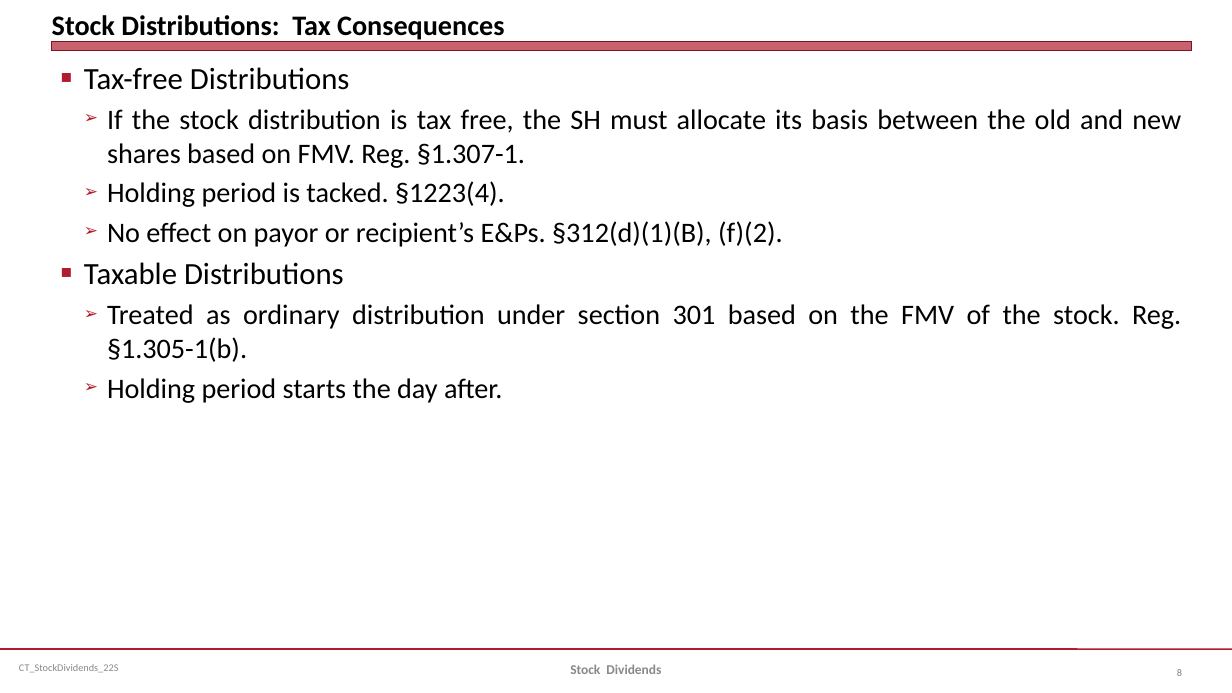
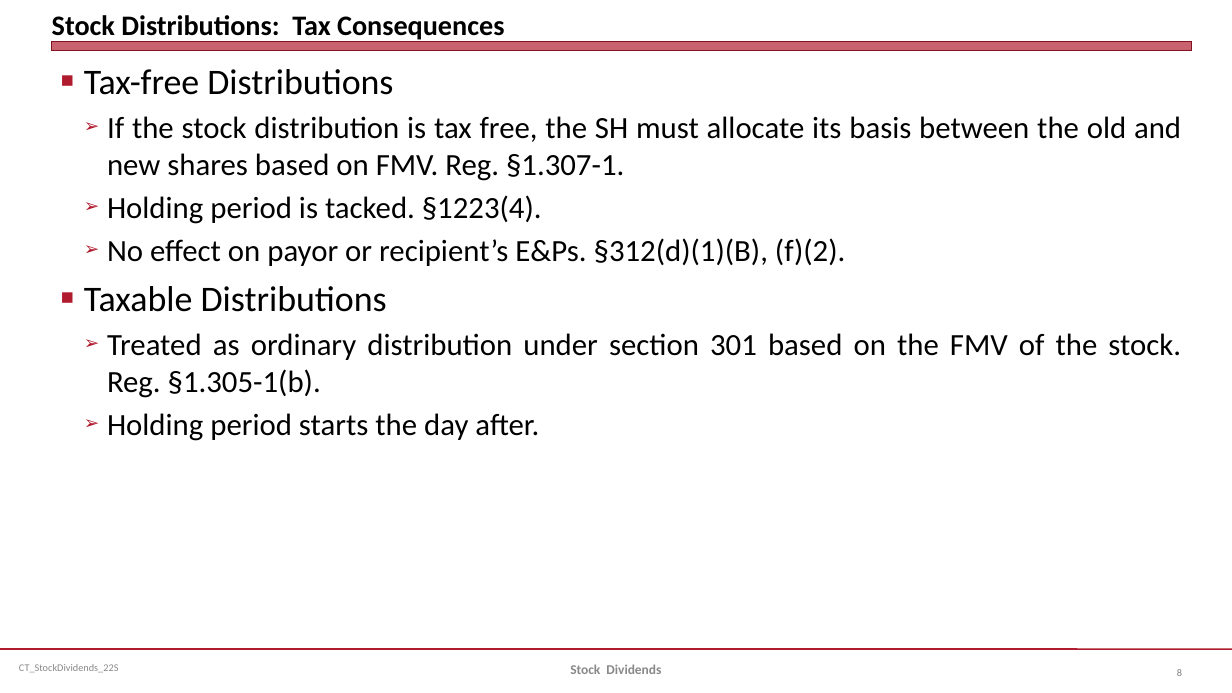
Before and after one commit to jmc877/Corporate-Tax, a slide deck: slide 8 of slides/CT_StockDividends_22S.pptx. Drawn at 1232x693 pixels with LibreOffice and Linux fonts; fonts in the diff are those of the drawing. Boxes give left, top, right and bottom in pixels: in the first picture for what was removed or moved away, otherwise in the second. Text is boxed around its words. In the diff, an @@ line names an element or a change of style, - is before the commit and + after.

```diff
--- a/slides/CT_StockDividends_22S.pptx
+++ b/slides/CT_StockDividends_22S.pptx
@@ text "Tax-free Distributions" at [84,69,1181,441]: size 24 to 28 pt in "Tax-free Distributions", "Taxable Distributions"; size 22 to 24 pt in "If the stock distribution is tax free, ...", "Holding period is tacked. §1223(4).", "No effect on payor or recipient’s E&Ps. ...", "Treated as ordinary distribution under section 301 ..." and 1 more places @@
```
Also in this commit, not shown: 3 other slides changed.
